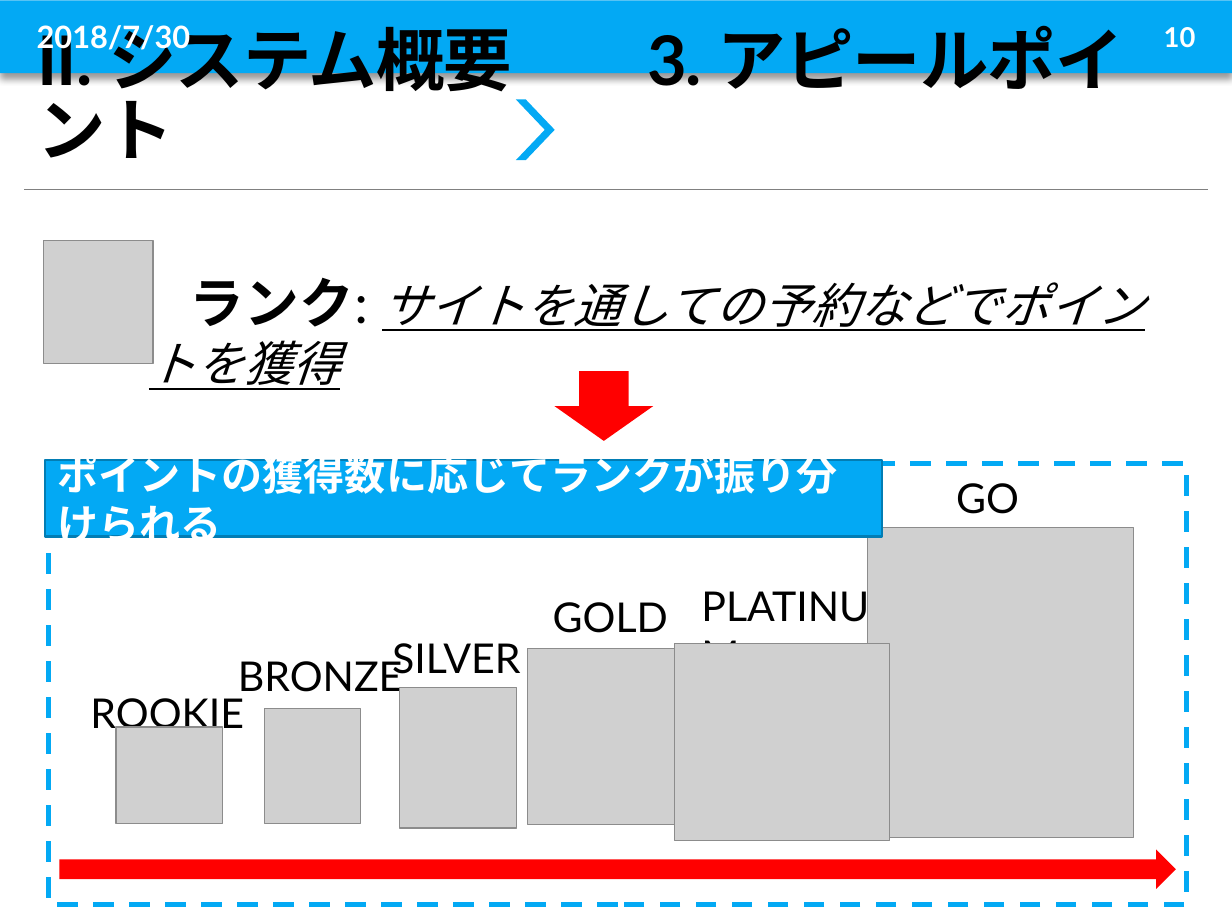
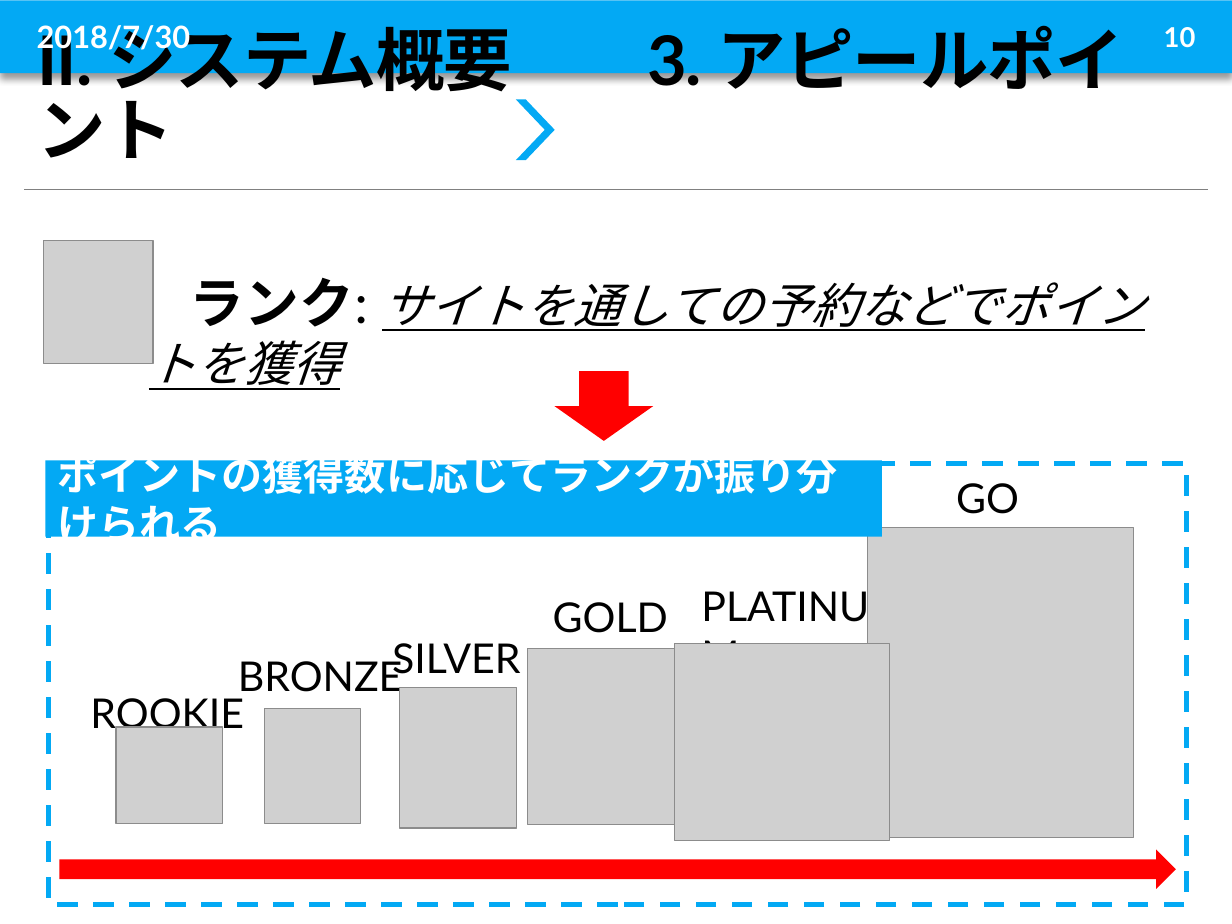
Before and after one commit to sheenyx826/hangman-, a slide deck: slide 10 of グループQ_BlackPepper発表用_yo_07292128.pptx. Drawn at 1232x924 pixels with LibreOffice and Linux fonts; fonts in the diff are those of the drawing; grey boxes stand for pictures. Boxes give left, top, right and bottom in pixels: in the first picture for what was removed or moved away, otherwise in the second. Text is boxed around its words. In the diff, an @@ line names an element or a change of style, - is before the commit and + after.

```diff
--- a/グループQ_BlackPepper発表用_yo_07292128.pptx
+++ b/グループQ_BlackPepper発表用_yo_07292128.pptx
@@ rectangle "ポイントの獲得数に応じてランクが振り分けられる" at [46, 461, 882, 537]: outline #027DB5 1.25 pt to none @@
```
